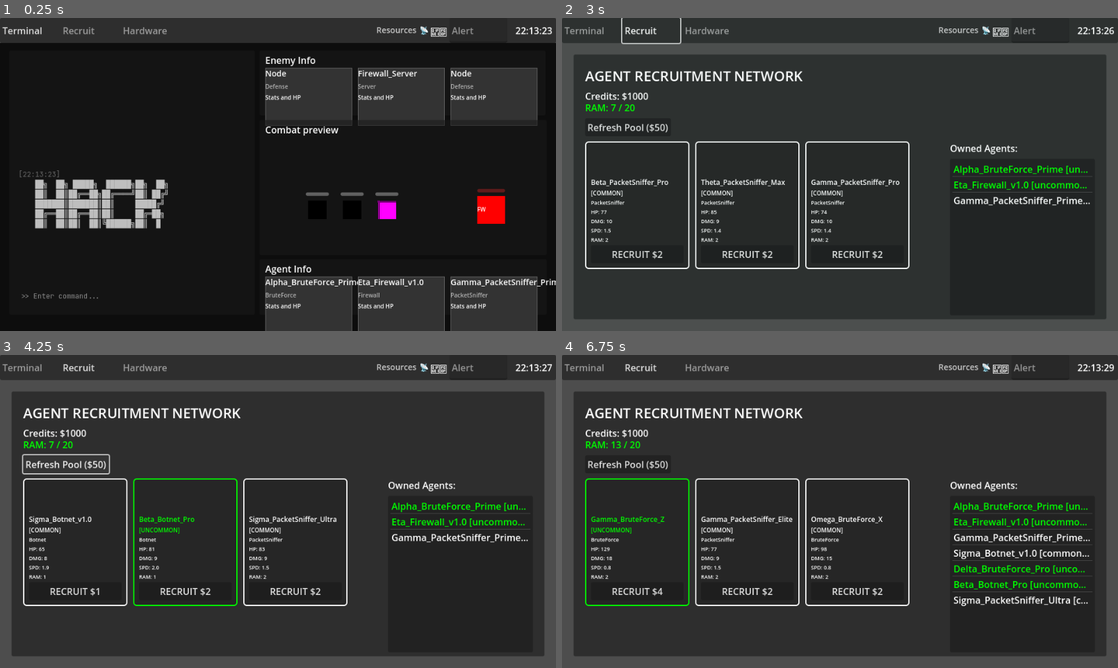
Above: before the commit, frames 1-4 (two rows, left to right).
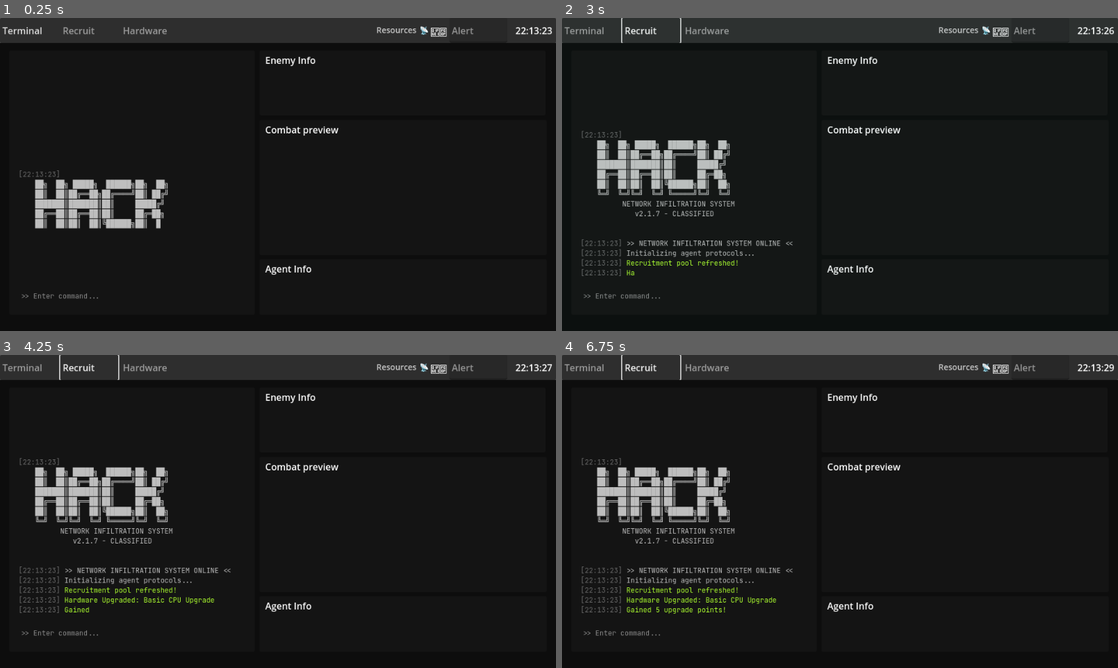
Above: after the commit, the same moments.

Repository: timrolls/Idle-Hacker
Game: Godot game, scene res://Scenes/Test/integrated_game_test.tscn
The game is run twice, just before and just after one commit, with the same random seed, the same clock (stepped at 60 frames per second) and the same inputs.
Inputs (mouse positions are in pixels of both pictures, inside the frame that each line leads up to):
- Up to frame 1 (0.25 s): no input
- Up to frame 2 (3 s): click "Terminal" at 0.5 s; tap Enter at 1.25 s; move the mouse to (962, 158) at 1.27 s; hold Up (ui_up) 1.28-2 s; tap O at 1.35 s; click (962, 158) at 1.42 s; drag from (728, 190) to (812, 237) at 2.02 s; click "Recruit" at 2.75 s
- Up to frame 3 (4.25 s): click (66, 464) at 3.5 s, where only the run before the commit has a clickable "Refresh Pool ($50)"
- Up to frame 4 (6.75 s): click (639, 592) at 4.25 s, where only the run before the commit has a clickable "RECRUIT $1"; click (639, 592) at 5 s, where only the run before the commit has a clickable "RECRUIT $4"; click (745, 592) at 5.75 s, where only the run before the commit has a clickable "RECRUIT $2"; click (856, 592) at 6.5 s, where only the run before the commit has a clickable "RECRUIT $2"

The runs differ from the first frame. In frame 1, 17% of the frame differs, in the area x 47-100%, y 16-100%; in frame 2, 62%; in frame 3, 62%; in frame 4, 64%, in the area x 0-100%, y 0-100%.
Error after the commit: Invalid assignment of property or key 'visible' with value of type 'bool' on a base object of type 'null instance'. (res://Scenes/UI/os_taskbar.gd:144)

Commit message:
Broken, waiting for Claude

Diff:
--- a/idle-hacker/Scenes/Test/integrated_game_test.gd
+++ b/idle-hacker/Scenes/Test/integrated_game_test.gd
@@ -2,9 +2,10 @@
 
 # Views - These will be set in the editor
 @export var taskbar: OSTaskbar
-@export var terminal_view: Control  # Combined terminal + combat
-@export var hardware_view: Control
-@export var recruitment_view: Control
+@export var terminal_window: Control  # The persistent terminal on the left
+@export var terminal_content: Control  # Right side content for Terminal mode
+@export var hardware_content: Control  # Right side content for Hardware mode
+@export var recruitment_content: Control  # Right side content for Recruitment mode
 
 # Systems
 var recruitment_system: AgentRecruitmentSystem
@@ -19,12 +20,14 @@
 	# Get node references if not set in editor
 	if not taskbar:
 		taskbar = $UILayer/OSTaskbar
-	if not terminal_view:
-		terminal_view = $UILayer/TerminalView
-	if not hardware_view:
-		hardware_view = $UILayer/HardwareView
-	if not recruitment_view:
-		recruitment_view = $UILayer/RecruitmentView
+	if not terminal_window:
+		terminal_window = $UILayer/TerminalWindow
+	if not terminal_content:
+		terminal_content = $UILayer/RightContent/TerminalContent
+	if not hardware_content:
+		hardware_content = $UILayer/RightContent/HardwareContent
+	if not recruitment_content:
+		recruitment_content = $UILayer/RightContent/RecruitmentContent
 
 	# Create systems
 	setup_systems()
@@ -40,8 +43,8 @@
 	create_starter_agents()
 	spawn_server()
 
-	# Setup terminal view panels
-	setup_terminal_panels()
+	# Setup terminal content panels
+	setup_terminal_content_panels()
 
 func setup_systems():
 	# Create recruitment system as autoload
@@ -68,10 +71,10 @@
 	EventBus.command_input.connect(_on_command_input)
 
 func setup_ui_connections():
-	# Register views with taskbar
-	taskbar.register_view_container(OSTaskbar.AppMode.TERMINAL, terminal_view)
-	taskbar.register_view_container(OSTaskbar.AppMode.HARDWARE, hardware_view)
-	taskbar.register_view_container(OSTaskbar.AppMode.RECRUITMENT, recruitment_view)
+	# Register content containers with taskbar
+	taskbar.register_view_container(OSTaskbar.AppMode.TERMINAL, terminal_content)
+	taskbar.register_view_container(OSTaskbar.AppMode.HARDWARE, hardware_content)
+	taskbar.register_view_container(OSTaskbar.AppMode.RECRUITMENT, recruitment_content)
 
 	# Connect taskbar app switching
 	taskbar.app_switched.connect(_on_app_switched)
@@ -83,28 +86,29 @@
 	taskbar.add_alert_box()
 
 	# Connect recruitment refresh
-	var refresh_btn = recruitment_view.get_node("Panel/RefreshButton")
-	refresh_btn.pressed.connect(_on_recruitment_refresh)
+	var refresh_btn = recruitment_content.get_node_or_null("RefreshButton")
+	if refresh_btn:
+		refresh_btn.pressed.connect(_on_recruitment_refresh)
 
 	# Setup recruitment UI
 	setup_recruitment_display()
 
-func setup_terminal_panels():
-	# Create/update the terminal view layout panels
-	var enemy_info = terminal_view.get_node_or_null("EnemyInfo")
+func setup_terminal_content_panels():
+	# Create/update the terminal content layout panels
+	var enemy_info = terminal_content.get_node_or_null("EnemyInfo")
 	if not enemy_info:
 		enemy_info = create_info_panel("EnemyInfo", "Enemy Info")
-		terminal_view.add_child(enemy_info)
-
-	var combat_preview = terminal_view.get_node_or_null("CombatPreview")
+		terminal_content.add_child(enemy_info)
+
+	var combat_preview = terminal_content.get_node_or_null("CombatPreview")
 	if not combat_preview:
 		combat_preview = create_combat_preview_panel()
-		terminal_view.add_child(combat_preview)
-
-	var agent_info = terminal_view.get_node_or_null("AgentInfo")
+		terminal_content.add_child(combat_preview)
+
+	var agent_info = terminal_content.get_node_or_null("AgentInfo")
 	if not agent_info:
 		agent_info = create_info_panel("AgentInfo", "Agent Info")
-		terminal_view.add_child(agent_info)
+		terminal_content.add_child(agent_info)
 
 	# Update panels with initial data
 	update_terminal_panels()
@@ -206,7 +210,7 @@
 
 func update_terminal_panels():
 	# Update enemy info cards
-	var enemy_container = terminal_view.get_node("EnemyInfo/CardContainer")
+	var enemy_container = terminal_content.get_node("EnemyInfo/CardContainer")
 	for child in enemy_container.get_children():
 		child.queue_free()
 
@@ -219,7 +223,7 @@
 	enemy_container.add_child(create_entity_card("Node", "Defense"))
 
 	# Update agent info cards
-	var agent_container = terminal_view.get_node("AgentInfo/CardContainer")
+	var agent_container = terminal_content.get_node("AgentInfo/CardContainer")
 	for child in agent_container.get_children():
 		child.queue_free()
 
@@ -237,10 +241,13 @@
 	recruitment_system.agent_recruited.connect(_on_agent_recruited)
 
 func update_recruitment_display():
-	var recruits_container = recruitment_view.get_node("Panel/ScrollContainer/RecruitsContainer")
-	var owned_list = recruitment_view.get_node("Panel/OwnedAgentsList")
-	var money_label = recruitment_view.get_node("Panel/MoneyLabel")
-	var ram_label = recruitment_view.get_node("Panel/RAMLabel")
+	var recruits_container = recruitment_content.get_node_or_null("RecruitsGrid")
+	var owned_container = recruitment_content.get_node_or_null("CurrentAgentsGrid")
+	var money_label = recruitment_content.get_node_or_null("MoneyLabel")
+	var ram_label = recruitment_content.get_node_or_null("RAMLabel")
+
+	if not recruits_container:
+		return
 
 	# Clear existing cards
 	for child in recruits_container.get_children():
@@ -253,33 +260,37 @@
 		var card = create_recruit_card(agent_data, i)
 		recruits_container.add_child(card)
 
-	# Update owned agents list
-	owned_list.clear()
-	var owned = recruitment_system.get_owned_agents()
-	for agent in owned:
-		var text = "%s [%s] - RAM: %d" % [agent.name, agent.rarity, agent.stats.ram_cost]
-		owned_list.add_item(text)
-		var idx = owned_list.get_item_count() - 1
-		owned_list.set_item_custom_fg_color(idx, agent.color)
+	# Update owned agents display
+	if owned_container:
+		for child in owned_container.get_children():
+			child.queue_free()
+
+		var owned = recruitment_system.get_owned_agents()
+		for agent in owned:
+			var card = create_owned_agent_card(agent)
+			owned_container.add_child(card)
 
 	# Update resource labels
-	money_label.text = "Credits: $1000"  # TODO: Connect to currency
-	var used_ram = recruitment_system.get_total_ram_usage()
-	var max_ram = hardware_system.current_stats.ram_capacity
-	ram_label.text = "RAM: %d / %d" % [used_ram, max_ram]
-
-	# Color code RAM
-	var usage_percent = float(used_ram) / float(max_ram)
-	if usage_percent > 0.9:
-		ram_label.add_theme_color_override("font_color", Color.RED)
-	elif usage_percent > 0.7:
-		ram_label.add_theme_color_override("font_color", Color.YELLOW)
-	else:
-		ram_label.add_theme_color_override("font_color", Color.GREEN)
+	if money_label:
+		money_label.text = "Credits: $1000"  # TODO: Connect to currency
+
+	if ram_label:
+		var used_ram = recruitment_system.get_total_ram_usage()
+		var max_ram = hardware_system.current_stats.ram_capacity
+		ram_label.text = "RAM: %d / %d" % [used_ram, max_ram]
+
+		# Color code RAM
+		var usage_percent = float(used_ram) / float(max_ram)
+		if usage_percent > 0.9:
+			ram_label.add_theme_color_override("font_color", Color.RED)
+		elif usage_percent > 0.7:
+			ram_label.add_theme_color_override("font_color", Color.YELLOW)
+		else:
+			ram_label.add_theme_color_override("font_color", Color.GREEN)
 
 func create_recruit_card(agent_data: Dictionary, index: int) -> Panel:
 	var card = Panel.new()
-	card.custom_minimum_size = Vector2(180, 220)
+	card.custom_minimum_size = Vector2(200, 250)
 
 	# Style
 	var style = StyleBoxFlat.new()
@@ -292,7 +303,7 @@
 	var vbox = VBoxContainer.new()
 	vbox.add_theme_constant_override("separation", 3)
 	vbox.position = Vector2(10, 10)
-	vbox.size = Vector2(160, 200)
+	vbox.size = Vector2(180, 230)
 	card.add_child(vbox)
 
 	# Agent info
@@ -335,6 +346,45 @@
 
 	return card
 
+func create_owned_agent_card(agent_data: Dictionary) -> Panel:
+	var card = Panel.new()
+	card.custom_minimum_size = Vector2(180, 200)
+
+	# Style
+	var style = StyleBoxFlat.new()
+	style.bg_color = Color(0.1, 0.1, 0.1)
+	style.border_color = agent_data.color
+	style.set_border_width_all(1)
+	style.set_corner_radius_all(3)
+	card.add_theme_stylebox_override("panel", style)
+
+	var vbox = VBoxContainer.new()
+	vbox.add_theme_constant_override("separation", 2)
+	vbox.position = Vector2(8, 8)
+	vbox.size = Vector2(164, 184)
+	card.add_child(vbox)
+
+	# Agent info
+	var name_label = Label.new()
+	name_label.text = agent_data.name
+	name_label.add_theme_color_override("font_color", agent_data.color)
+	name_label.add_theme_font_size_override("font_size", 11)
+	name_label.autowrap_mode = TextServer.AUTOWRAP_WORD_SMART
+	vbox.add_child(name_label)
+
+	var info_label = Label.new()
+	info_label.text = "%s - RAM: %d" % [agent_data.type, agent_data.stats.ram_cost]
+	info_label.add_theme_font_size_override("font_size", 9)
+	vbox.add_child(info_label)
+
+	# Deploy button
+	var deploy_btn = Button.new()
+	deploy_btn.text = "DEPLOY"
+	deploy_btn.pressed.connect(_on_deploy_pressed.bind(agent_data))
+	vbox.add_child(deploy_btn)
+
+	return card
+
 func create_starter_agents():
 	var starters = recruitment_system.generate_starter_agents()
 	var positions = [Vector2(-50, -50), Vector2(-50, 0), Vector2(-50, 50)]
@@ -344,7 +394,7 @@
 		deploy_agent_to_combat(agent_data, positions[i])
 
 func deploy_agent_to_combat(agent_data: Dictionary, _position: Vector2):
-	var combat_area = terminal_view.get_node("CombatPreview/CombatArea")
+	var combat_area = terminal_content.get_node("CombatPreview/CombatArea")
 	var agents_container = combat_area.get_node("AgentsContainer")
 
 	# Create agent dynamically
@@ -391,7 +441,7 @@
 	update_terminal_panels()
 
 func spawn_server():
-	var combat_area = terminal_view.get_node("CombatPreview/CombatArea")
+	var combat_area = terminal_content.get_node("CombatPreview/CombatArea")
 	var server_container = combat_area.get_node("ServerContainer")
 
 	if current_server and is_instance_valid(current_server):
@@ -465,8 +515,8 @@
 func _on_app_switched(app_mode: OSTaskbar.AppMode):
 	match app_mode:
 		OSTaskbar.AppMode.HARDWARE:
-			if hardware_view.has_method("update_display"):
-				hardware_view.update_display()
+			if hardware_content.has_method("update_display"):
+				hardware_content.update_display()
 		OSTaskbar.AppMode.RECRUITMENT:
 			update_recruitment_display()
 
@@ -490,6 +540,10 @@
 	if recruited:
 		EventBus.emit_log_entry("Agent recruited: %s" % recruited.name)
 		update_recruitment_display()
+
+func _on_deploy_pressed(agent_data: Dictionary):
+	# Deploy owned agent to combat
+	deploy_agent_to_combat(agent_data, Vector2(-50, randf_range(-100, 100)))
 
 func _on_recruitment_refresh():
 	recruitment_system.refresh_recruitment_pool()
--- a/idle-hacker/Scenes/Test/integrated_game_test.tscn
+++ b/idle-hacker/Scenes/Test/integrated_game_test.tscn
@@ -6,12 +6,9 @@
 [ext_resource type="PackedScene" uid="uid://dlnpl14u8qrre" path="res://Scenes/UI/terminal_window.tscn" id="4_terminal"]
 [ext_resource type="PackedScene" uid="uid://bv7p5pmifa37j" path="res://Scenes/UI/command_prompt.tscn" id="5_prompt"]
 
-[node name="IntegratedGameTest" type="Node2D" node_paths=PackedStringArray("taskbar", "terminal_view", "hardware_view", "recruitment_view")]
+[node name="IntegratedGameTest" type="Node2D" node_paths=PackedStringArray("taskbar")]
 script = ExtResource("1_test")
 taskbar = NodePath("UILayer/OSTaskbar")
-terminal_view = NodePath("UILayer/TerminalView")
-hardware_view = NodePath("UILayer/HardwareView")
-recruitment_view = NodePath("UILayer/RecruitmentView")
 
 [node name="UILayer" type="CanvasLayer" parent="."]
 
@@ -108,14 +105,14 @@
 theme_override_constants/separation = 10
 alignment = 1
 
-[node name="Terminal" type="Panel" parent="UILayer/TerminalView"]
+[node name="TerminalWindow" type="Panel" parent="UILayer/TerminalView"]
 layout_mode = 1
 offset_left = 16.0
 offset_top = 13.0
 offset_right = 440.0
 offset_bottom = 469.0
 
-[node name="TerminalWindow" parent="UILayer/TerminalView/Terminal" instance=ExtResource("4_terminal")]
+[node name="TerminalWindow" parent="UILayer/TerminalView/TerminalWindow" instance=ExtResource("4_terminal")]
 layout_mode = 1
 anchors_preset = 0
 anchor_right = 0.0
@@ -127,7 +124,7 @@
 grow_horizontal = 1
 grow_vertical = 1
 
-[node name="CommandPrompt" parent="UILayer/TerminalView/Terminal" instance=ExtResource("5_prompt")]
+[node name="CommandPrompt" parent="UILayer/TerminalView/TerminalWindow" instance=ExtResource("5_prompt")]
 layout_mode = 1
 offset_left = 16.0
 offset_top = -48.0
--- a/idle-hacker/Scenes/UI/hardware_tree_ui.tscn
+++ b/idle-hacker/Scenes/UI/hardware_tree_ui.tscn
@@ -7,6 +7,8 @@
 anchors_preset = 15
 anchor_right = 1.0
 anchor_bottom = 1.0
+grow_horizontal = 2
+grow_vertical = 2
 script = ExtResource("1_hw")
 
 [node name="Background" type="ColorRect" parent="."]
Not shown, added: DesignFiles/Hacking Recruit Mockup v2.png
